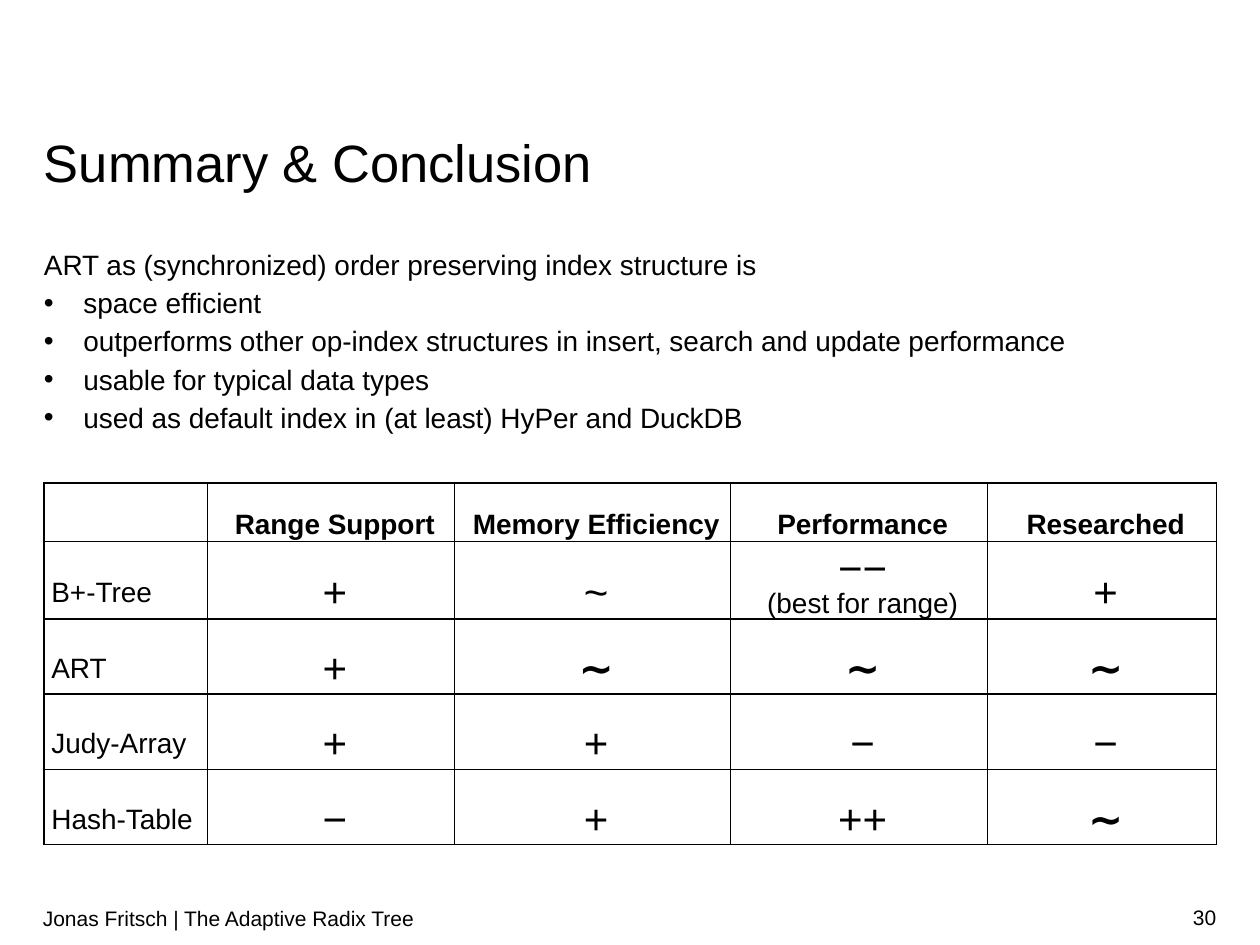
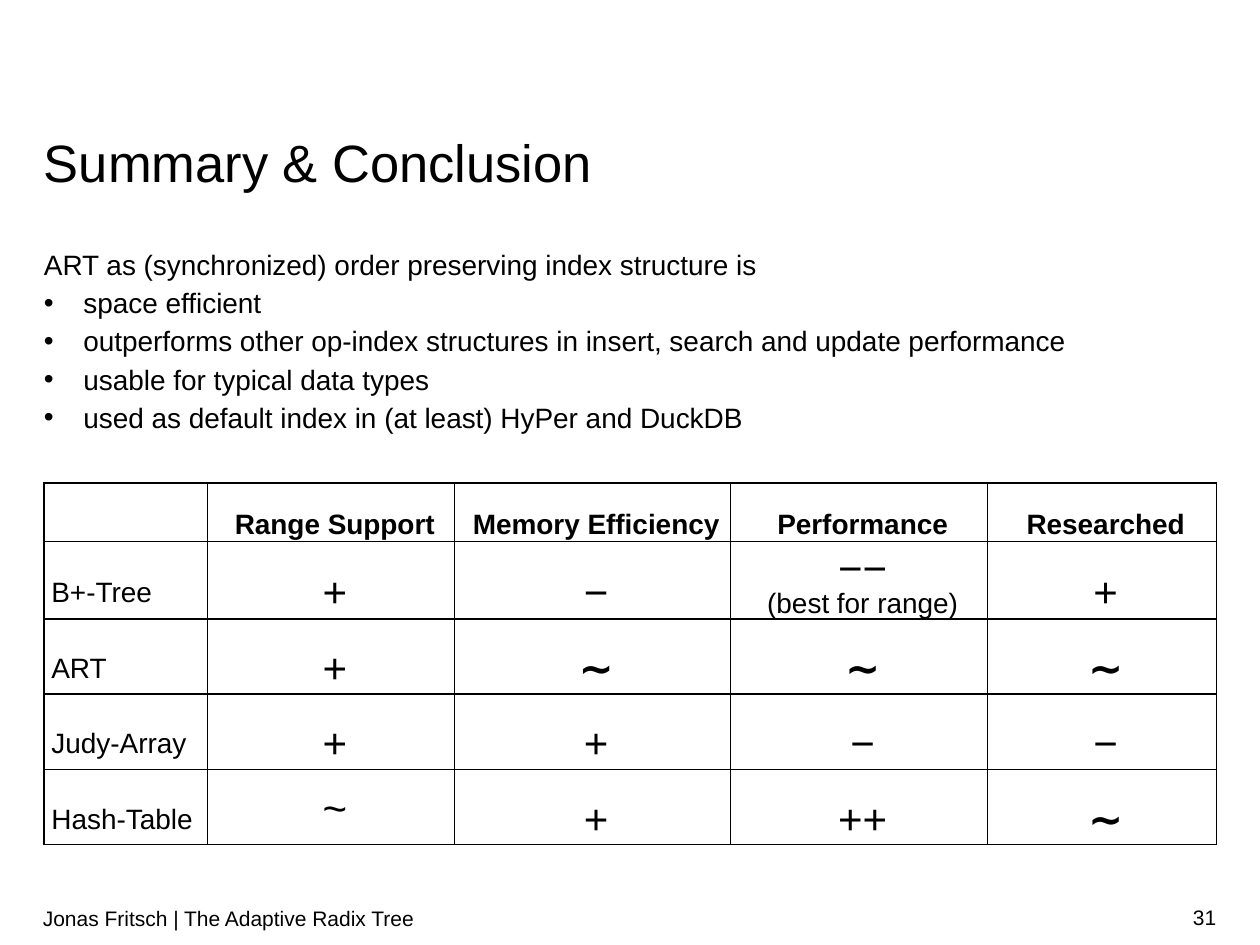
Before and after one commit to atalantus/The-Adaptive-Radix-Tree, a slide deck: slide 31 of Presentation/The Adaptive Radix Tree.pptx (slide 30 before the commit). Drawn at 1260x945 pixels with LibreOffice and Linux fonts; fonts in the diff are those of the drawing; background and template pictures are left out. Boxes give left, top, right and bottom in pixels: in the first picture for what was removed or moved away, otherwise in the second. Text is boxed around its words. In the diff, an @@ line names an element or a change of style, - is before the commit and + after.

```diff
--- a/Presentation/The Adaptive Radix Tree.pptx
+++ b/Presentation/The Adaptive Radix Tree.pptx
@@ table at (44, 484, 1217, 845) @@
-row 2, column 3: ~
+row 2, column 3: −
-row 5, column 2: −
+row 5, column 2: ~
@@ page number at (1193, 910, 1216, 926): text changed @@
-30
+31
```
Also in this commit, not shown: 5 other slides changed, 3 other files.
